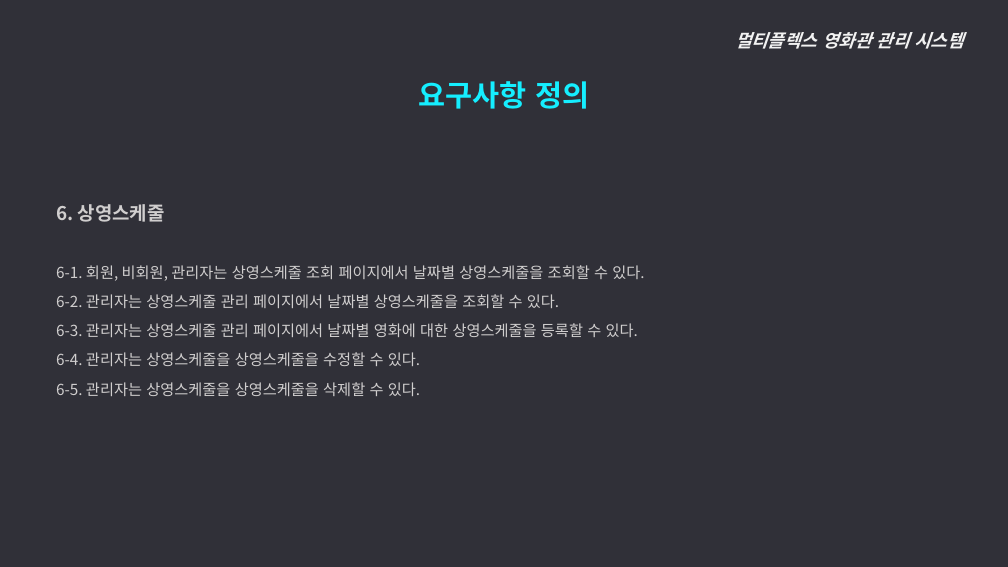
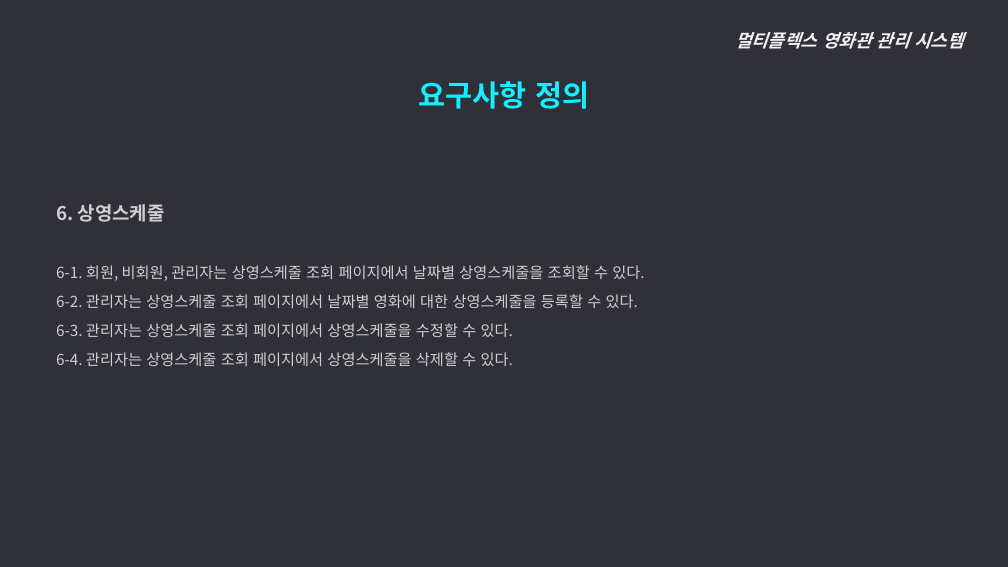
Before and after one commit to ywc-412/MultiplexTeamProject, a slide deck: slide 15 of 2조 시스템개요, 요구사항 정의.pptx. Drawn at 1008x567 pixels with LibreOffice and Linux fonts; fonts in the diff are those of the drawing. Boxes give left, top, right and bottom in pixels: in the first picture for what was removed or moved away, otherwise in the second. Text is boxed around its words. In the diff, an @@ line names an element or a change of style, - is before the commit and + after.

Commit message:
기능개요, 요구사항정의
ppt수정

```diff
--- a/2조 시스템개요, 요구사항 정의.pptx
+++ b/2조 시스템개요, 요구사항 정의.pptx
@@ text at [56,294,638,366]: text changed @@
-  6-2. 관리자는 상영스케줄 관리 페이지에서 날짜별 상영스케줄을 조회할 수 있다.
-  6-3. 관리자는 상영스케줄 관리 페이지에서 날짜별 영화에 대한 상영스케줄을 등록할 수 있다.
-  6-4. 관리자는 상영스케줄을 상영스케줄을 수정할 수 있다.
-  6-5. 관리자는 상영스케줄을 상영스케줄을 삭제할 수 있다.
+  6-2. 관리자는 상영스케줄 조회 페이지에서 날짜별 영화에 대한 상영스케줄을 등록할 수 있다.
+  6-3. 관리자는 상영스케줄 조회 페이지에서 상영스케줄을 수정할 수 있다.
+  6-4. 관리자는 상영스케줄 조회 페이지에서 상영스케줄을 삭제할 수 있다.
```
Also in this commit, not shown: 13 other slides changed.
